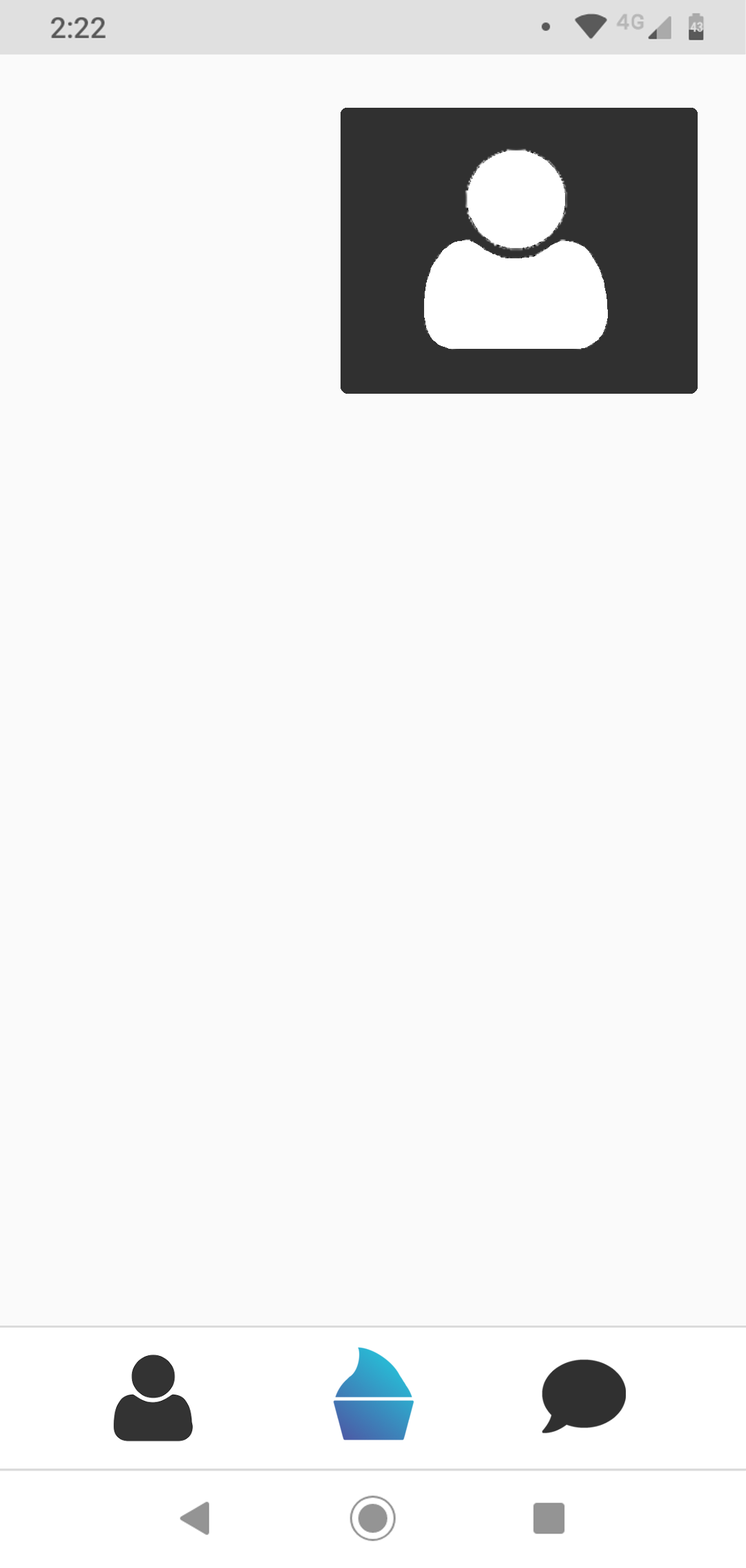
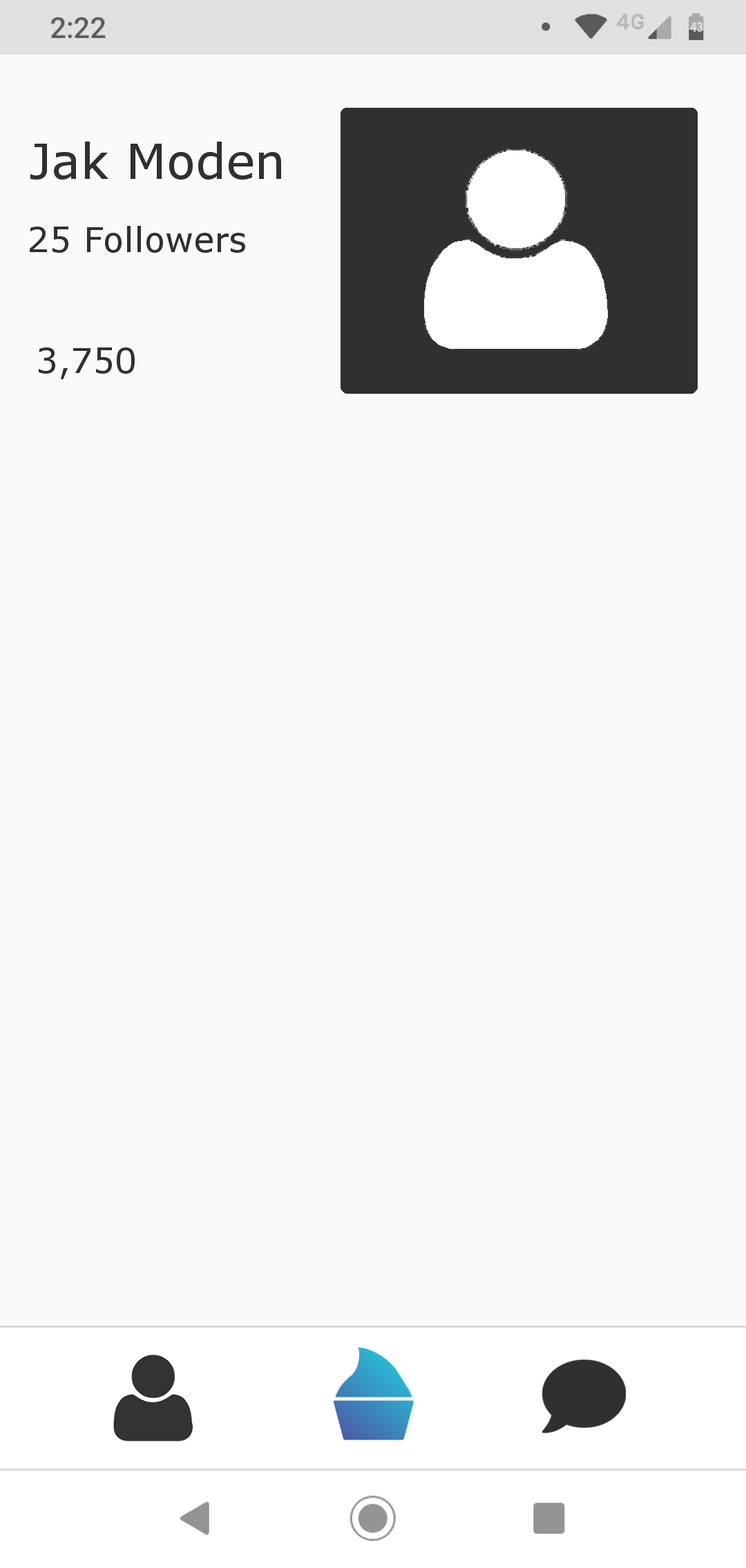
Layered file, before and after one edit (746x1568). Changes by layer:
showed "Jak Moden" over (x1=30, y1=141, x2=282, y2=180)
showed "25 Followers" over (x1=29, y1=225, x2=246, y2=253)
showed "3,750" over (x1=38, y1=347, x2=135, y2=380)
